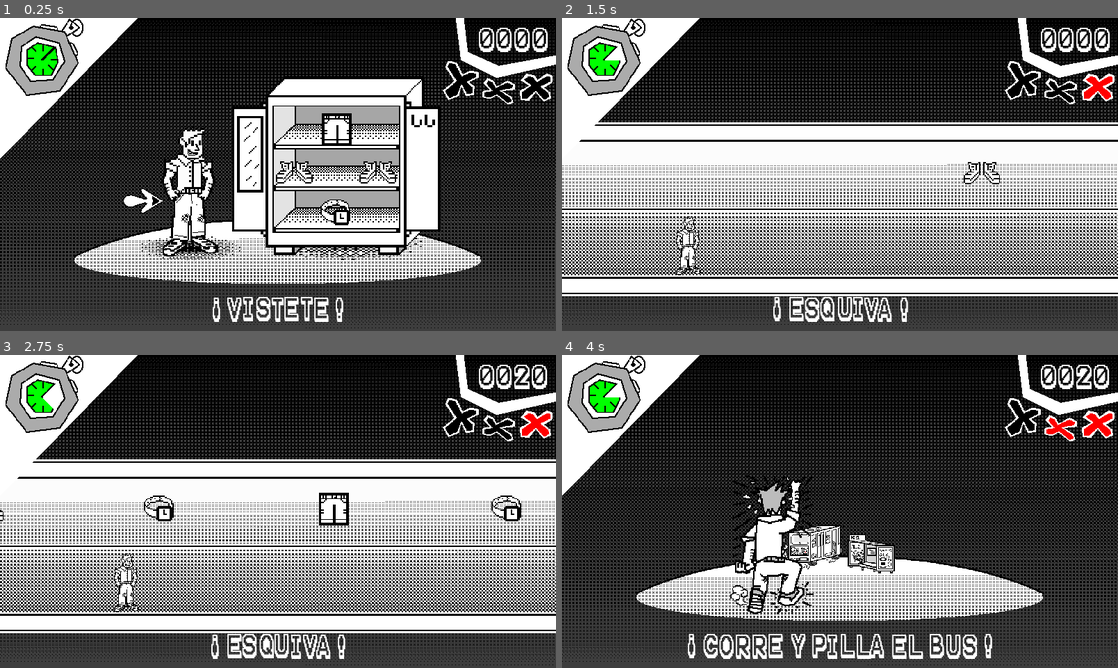
Above: before the commit, frames 1-4 (two rows, left to right).
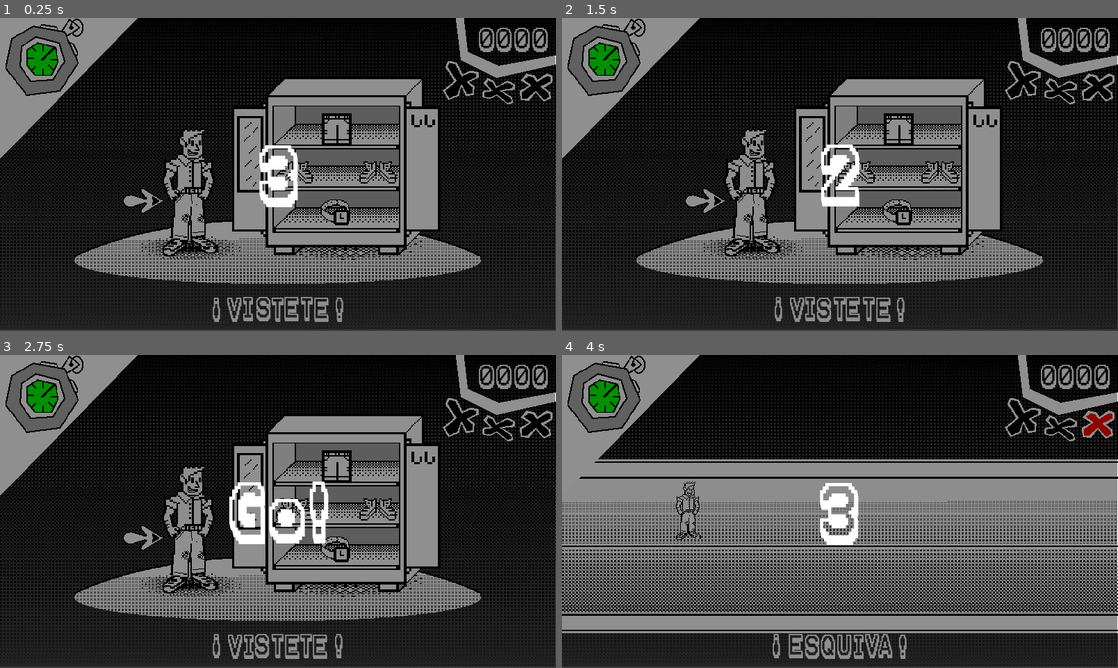
Above: after the commit, the same moments.

Repository: musiualejo/GJB24
Game: Godot game, scene res://scenes/main.tscn
Two runs of this game, one before a commit and one after it. Both use one fixed random seed, a clock stepped at 60 frames per second and the inputs below.
Inputs:
- Up to frame 1 (0.25 s): no input
- Up to frame 2 (1.5 s): hold Right (ui_right) 0.53-1.28 s; hold Down (ui_down) from 1.28 s (still down)
- Up to frame 3 (2.75 s): release Down (ui_down) at 2.03 s; hold Right (ui_right) from 2.03 s (still down)
- Up to frame 4 (4 s): release Right (ui_right) at 2.78 s; hold Up (ui_up) 2.78-3.53 s; hold Left (ui_left) from 3.53 s (still down)

The runs differ from the first frame. In frame 1, 61% of the frame differs, in the area x 0-100%, y 0-100%; in frame 2, 78%; in frame 3, 78%; in frame 4, 70%.

Commit message:
Add timer between minigames

Diff:
--- a/scenes/main.tscn
+++ b/scenes/main.tscn
@@ -11,6 +11,7 @@
 [ext_resource type="Script" path="res://scripts/verbo.gd" id="7_l4nrt"]
 [ext_resource type="Texture2D" uid="uid://dpluvvesaufjp" path="res://sprites/ui/crosses_frame.png" id="8_642uu"]
 [ext_resource type="Texture2D" uid="uid://b5uhupt5tu2ty" path="res://sprites/ui/crosses_redpng.png" id="9_6681w"]
+[ext_resource type="Script" path="res://scripts/minigame_pre_screen.gd" id="12_sc36d"]
 
 [node name="treeRoot" type="Node2D"]
 script = ExtResource("1_3c80d")
@@ -120,4 +121,45 @@
 color = Color(0, 0, 0, 0.6)
 polygon = PackedVector2Array(0, -199, 0, 521, 1280, 521, 1280, -198)
 
+[node name="minigame_pre_screen" type="Control" parent="ui"]
+z_index = 3
+layout_mode = 1
+anchor_right = 31.95
+anchor_bottom = 17.925
+offset_bottom = -6.10352e-05
+grow_horizontal = 2
+grow_vertical = 2
+script = ExtResource("12_sc36d")
+
+[node name="ColorRect" type="ColorRect" parent="ui/minigame_pre_screen"]
+layout_mode = 1
+anchors_preset = 15
+anchor_right = 1.0
+anchor_bottom = 1.0
+grow_horizontal = 2
+grow_vertical = 2
+color = Color(0, 0, 0, 0.439216)
+
+[node name="timer" type="Timer" parent="ui/minigame_pre_screen"]
+
+[node name="timer_label" type="RichTextLabel" parent="ui/minigame_pre_screen"]
+z_index = 1
+layout_mode = 1
+anchors_preset = 8
+anchor_left = 0.5
+anchor_top = 0.5
+anchor_right = 0.5
+anchor_bottom = 0.5
+offset_left = -256.0
+offset_top = -120.5
+offset_right = 256.0
+offset_bottom = 120.5
+grow_horizontal = 2
+grow_vertical = 2
+theme_override_fonts/normal_font = ExtResource("3_2pv2q")
+theme_override_font_sizes/normal_font_size = 64
+bbcode_enabled = true
+text = "[shake rate=30.0 level=15 connected=1][center][font_size=160]Timer[/font_size][/center][/shake]"
+
 [connection signal="timeout" from="ui/cronometro/reloj/Timer" to="." method="_on_timer_timeout"]
+[connection signal="timeout" from="ui/minigame_pre_screen/timer" to="." method="_on_pre_minigame_timer_timeout"]
--- a/scripts/bus.gd
+++ b/scripts/bus.gd
@@ -11,10 +11,13 @@
 var lastKey = 0
 var growthRate = 0.08
 var reached := false
+var started := false
 
 
 # Called every frame. 'delta' is the elapsed time since the previous frame.
 func _process(delta):
+	if not started:
+		return
 	if Input.is_action_just_pressed("ui_left") and (lastKey != 1):
 		lastKey = 1
 		$personaje.flip_h = !$personaje.flip_h
@@ -26,3 +29,7 @@
 	if $llegada.scale >= Vector2(3, 3) and not reached:
 		Puntaje.emit(score_to_award)
 		reached = true
+
+
+func start():
+	started = true
--- a/scripts/carriles.gd
+++ b/scripts/carriles.gd
@@ -13,6 +13,7 @@
 @onready var spawn_timer = $spawn_timer
 @onready var score_timer = $score_timer
 var movement_script = load("res://scripts/movement.gd")
+var started := false
 
 const NUMBER_OF_ITEMS := 4
 
@@ -22,15 +23,13 @@
 # Called when the node enters the scene tree for the first time.
 func _ready():
 	randomize()
-	spawn_timer.start(0.5)
-	spawn_timer.one_shot = false
-	score_timer.start(1)
-	score_timer.one_shot = false
 	player.global_position = first_street_location.global_position - Vector2(0, 64)
 
 
 # Called every frame. 'delta' is the elapsed time since the previous frame.
 func _process(delta):
+	if not started:
+		return
 	if Input.is_action_just_pressed("ui_up"):
 		go_to_first_street()
 	elif Input.is_action_just_pressed("ui_down"):
@@ -52,7 +51,6 @@
 	add_child(random_item)
 	random_item.scale = Vector2(3, 3)
 	random_item.global_position = random_spawn_point.global_position
-	print(random_item.get_node("Area2D"))
 	random_item.get_node("Area2D").connect("area_entered", _on_collision)
 
 
@@ -61,8 +59,18 @@
 
 
 func _on_spawn_timer_timeout():
+	if not started:
+		return
 	_spawn_item()
 
 
 func _on_score_timer_timeout():
 	Puntaje.emit(score_per_second)
+
+
+func start():
+	started = true
+	spawn_timer.start(0.5)
+	spawn_timer.one_shot = false
+	score_timer.start(1)
+	score_timer.one_shot = false
--- a/scripts/main.gd
+++ b/scripts/main.gd
@@ -17,6 +17,7 @@
 @onready var nVerbo = $ui/verbo
 @onready var nScore: Label = $ui/score
 @onready var nTimer: MinigameTimer = $ui/cronometro/reloj
+@onready var minigame_pre_timer = $ui/minigame_pre_screen
 
 # SEÑALES
 
@@ -29,6 +30,7 @@
 		nMinijuego.FalloMinijuego.connect(_failed_minigame)
 		nMinijuego.Puntaje.connect(_increase_score)
 		nVerbo.actualizaVerbo(nMinijuego.verbo)
+		nTimer.reset()
 
 
 func _increase_score(amount: int):
@@ -55,8 +57,19 @@
 	move_child(instance, 0)
 	nMinijuego = instance
 	nTimer.reset()
+	minigame_pre_timer.start()
 	nVerbo.actualizaVerbo(nMinijuego.verbo)
 
 
 func _on_timer_timeout():
 	_next_minigame()
+
+
+func _start_minigame():
+	nTimer.unpause()
+	minigame_pre_timer.stop()
+	nMinijuego.start()
+
+
+func _on_pre_minigame_timer_timeout():
+	_start_minigame()
--- /dev/null
+++ b/scripts/minigame_pre_screen.gd
@@ -0,0 +1,28 @@
+extends Control
+
+
+@onready var timer_label: RichTextLabel = $timer_label
+@onready var timer: Timer = $timer
+
+
+# Called when the node enters the scene tree for the first time.
+func _ready():
+	start()
+
+
+# Called every frame. 'delta' is the elapsed time since the previous frame.
+func _process(delta):
+	var inner_text = "%.f" % timer.time_left
+	if timer.time_left < 1:
+		inner_text = "Go!"
+	timer_label.text = "[shake rate=30.0 level=15 connected=1][center][font_size=160]%s[/font_size][/center][/shake]" % inner_text
+
+
+func start():
+	timer.start(3)
+	timer.one_shot = true
+	visible = true
+
+
+func stop():
+	visible = false
--- a/scripts/reloj.gd
+++ b/scripts/reloj.gd
@@ -27,3 +27,8 @@
 
 func reset():
 	timer.start(duration)
+	timer.paused = true
+
+
+func unpause():
+	timer.paused = false
--- a/scripts/vestirse.gd
+++ b/scripts/vestirse.gd
@@ -23,6 +23,7 @@
 	$armario/estante/item_up,
 	$armario/estante/item_down,
 ]
+var started := false
 
 
 # Called when the node enters the scene tree for the first time.
@@ -33,6 +34,8 @@
 
 # Called every frame. 'delta' is the elapsed time since the previous frame.
 func _process(delta):
+	if not started:
+		return
 	if len(zones_picked) == len(zones): # Game has ended
 		return
 	if Input.is_action_just_pressed("ui_left"):
@@ -79,3 +82,7 @@
 
 func get_random_zone_index():
 	return randi() % len(zones)
+
+
+func start():
+	started = true
Not shown: 1 places in scenes/main.tscn that only renumber resources
